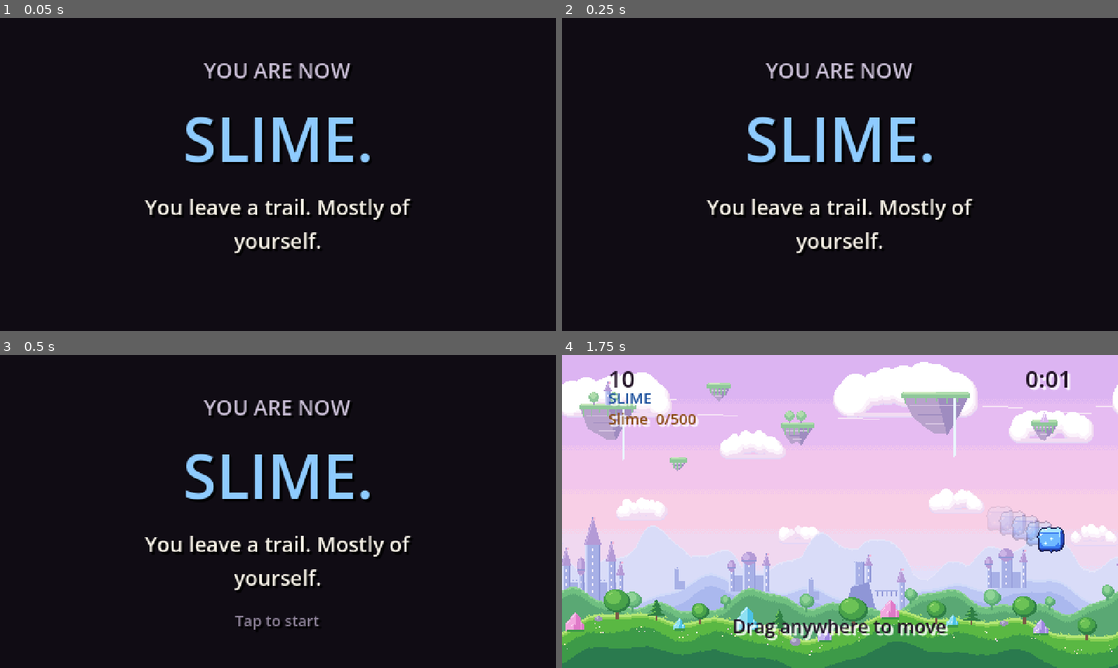
Above: before the commit, frames 1-4 (two rows, left to right).
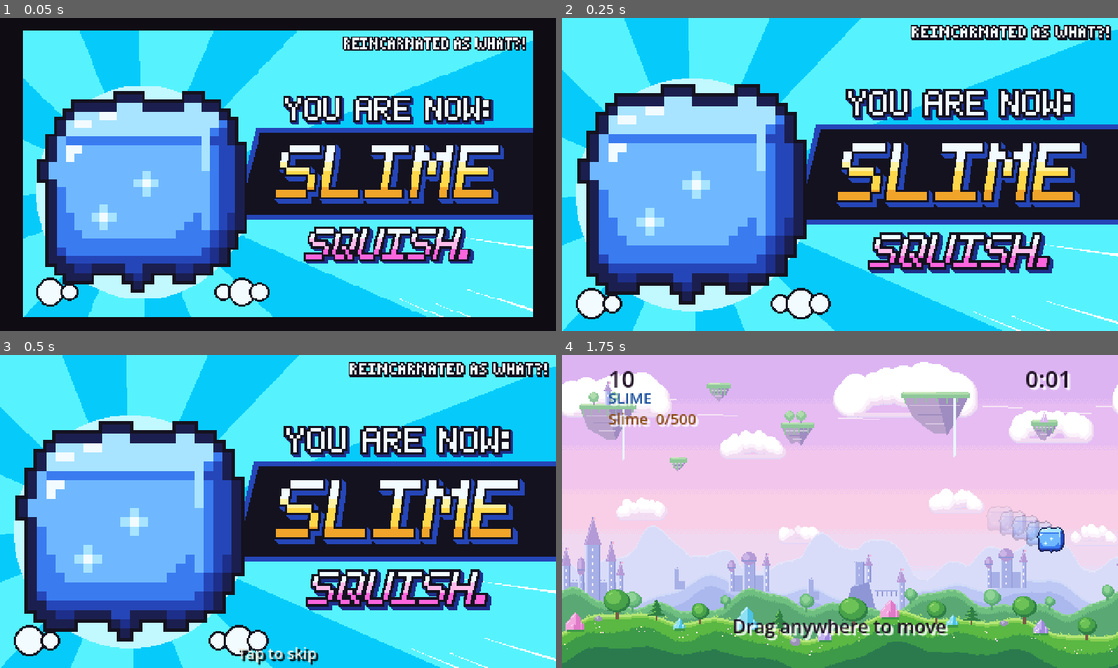
Above: after the commit, the same moments.

Repository: thongdo05/reincarnated-as-what
Game: Godot game, scene res://scenes/main.tscn
Two runs of this game, one before a commit and one after it. Both use one fixed random seed, a clock stepped at 60 frames per second and the inputs below.
Inputs (mouse positions are in pixels of both pictures, inside the frame that each line leads up to):
- Up to frame 1 (0.05 s): no input
- Up to frame 2 (0.25 s): no input
- Up to frame 3 (0.5 s): no input
- Up to frame 4 (1.75 s): tap Enter at 0.5 s; move the mouse to (962, 495) at 0.52 s; hold D 0.53-1.25 s; click (962, 495) at 0.67 s; drag from (728, 527) to (812, 574) at 1.27 s

The runs differ from the first frame. In frame 1, 71% of the frame differs, in the area x 4-96%, y 4-96%; in frame 2, 84%, in the area x 0-100%, y 0-100%; in frame 3, 84%; in frame 4, nothing differs.

Commit message:
Show the rolled form's title card before a run starts.
The 480x270 card pops in, holds for about 1.5 seconds, and a tap skips it. Play then starts with the same 1.5 seconds of invulnerability.

Co-authored-by: thongdo05 <thongdo05@users.noreply.github.com>

Diff:
--- a/scripts/form_catalog.gd
+++ b/scripts/form_catalog.gd
@@ -57,6 +57,16 @@
 			return "The crown is heavy. The plan is not."
 		_:
 			return ""
+
+## Full-screen 480x270 card shown before the run. Files live in res://art/title_cards/.
+static func title_card(id: int) -> String:
+	match id:
+		Id.SLIME:
+			return "title_cards/title_slime.png"
+		Id.GOBLIN:
+			return "title_cards/title_goblin.png"
+		_:
+			return "title_cards/title_slime.png"
 
 static func title_color(id: int) -> Color:
 	if id == Id.SLIME:
--- a/scripts/game.gd
+++ b/scripts/game.gd
@@ -1,6 +1,6 @@
 extends Node2D
 
-const REVEAL_SECONDS := 2.3
+const REVEAL_SECONDS := 1.5
 const INVULN_SECONDS := 1.5
 const GRAZE_PAD := 22.0
 const SPLIT_IFRAMES := 1.15
@@ -49,6 +49,7 @@
 var _form_label: Label
 var _hint_label: Label
 var _reveal: Control
+var _title_card: TextureRect
 var _skip_label: Label
 var _game_over: Control
 var _share_label: Label
@@ -152,33 +153,28 @@
 	dim.set_anchors_preset(Control.PRESET_FULL_RECT)
 	dim.mouse_filter = Control.MOUSE_FILTER_IGNORE
 	_reveal.add_child(dim)
-	var center := CenterContainer.new()
-	center.set_anchors_preset(Control.PRESET_FULL_RECT)
-	center.mouse_filter = Control.MOUSE_FILTER_IGNORE
-	_reveal.add_child(center)
-	var column := VBoxContainer.new()
-	column.mouse_filter = Control.MOUSE_FILTER_IGNORE
-	column.add_theme_constant_override("separation", 10)
-	column.custom_minimum_size = Vector2(300, 0)
-	center.add_child(column)
-	var kicker := _make_label(18, Color("c8bdd4"))
-	kicker.text = "YOU ARE NOW"
-	kicker.horizontal_alignment = HORIZONTAL_ALIGNMENT_CENTER
-	column.add_child(kicker)
-	var title := _make_label(52, FormCatalog.title_color(form_id))
-	title.text = "%s." % FormCatalog.display_name(form_id)
-	title.horizontal_alignment = HORIZONTAL_ALIGNMENT_CENTER
-	column.add_child(title)
-	var gag := _make_label(18, Color("f4efe4"))
-	gag.text = FormCatalog.gag(form_id)
-	gag.horizontal_alignment = HORIZONTAL_ALIGNMENT_CENTER
-	gag.autowrap_mode = TextServer.AUTOWRAP_WORD_SMART
-	gag.custom_minimum_size = Vector2(280, 60)
-	column.add_child(gag)
-	_skip_label = _make_label(13, Color("8d8298"))
+	_title_card = TextureRect.new()
+	_title_card.set_anchors_preset(Control.PRESET_FULL_RECT)
+	_title_card.mouse_filter = Control.MOUSE_FILTER_IGNORE
+	_title_card.texture = ArtLibrary.texture(FormCatalog.title_card(form_id))
+	_title_card.texture_filter = CanvasItem.TEXTURE_FILTER_NEAREST
+	_title_card.expand_mode = TextureRect.EXPAND_IGNORE_SIZE
+	_title_card.stretch_mode = TextureRect.STRETCH_SCALE
+	_title_card.pivot_offset = _viewport_size() * 0.5
+	_title_card.scale = Vector2(0.84, 0.84)
+	_reveal.add_child(_title_card)
+	_skip_label = _make_label(13, Color("f4efe4"))
 	_skip_label.text = ""
 	_skip_label.horizontal_alignment = HORIZONTAL_ALIGNMENT_CENTER
-	column.add_child(_skip_label)
+	_skip_label.anchor_left = 0.5
+	_skip_label.anchor_right = 0.5
+	_skip_label.anchor_top = 1.0
+	_skip_label.anchor_bottom = 1.0
+	_skip_label.offset_left = -90.0
+	_skip_label.offset_right = 90.0
+	_skip_label.offset_top = -22.0
+	_skip_label.offset_bottom = -6.0
+	_reveal.add_child(_skip_label)
 
 	_game_over = Control.new()
 	_game_over.set_anchors_preset(Control.PRESET_FULL_RECT)
@@ -338,7 +334,8 @@
 	_tick_effects(delta)
 	if phase == PHASE_REVEAL:
 		reveal_elapsed += delta
-		_skip_label.text = "Tap to start" if reveal_elapsed > 0.35 else ""
+		_animate_title_card()
+		_skip_label.text = "Tap to skip" if reveal_elapsed > 0.35 else ""
 		if reveal_elapsed >= REVEAL_SECONDS:
 			_begin_play()
 		return
@@ -348,6 +345,16 @@
 			_show_game_over()
 		return
 	_play_frame(delta, size)
+
+func _animate_title_card() -> void:
+	if _title_card == null:
+		return
+	var size := _viewport_size()
+	var t := clampf(reveal_elapsed / 0.26, 0.0, 1.0)
+	var eased := 1.0 - pow(1.0 - t, 3.0)
+	var pop := lerpf(0.84, 1.0, eased)
+	_title_card.pivot_offset = size * 0.5
+	_title_card.scale = Vector2(pop, pop)
 
 func _begin_play() -> void:
 	if phase != PHASE_REVEAL:
--- a/tests/smoke.gd
+++ b/tests/smoke.gd
@@ -15,6 +15,7 @@
 	_unit_failed += _check_art()
 	_unit_failed += _check_idle()
 	_unit_failed += _check_parallax()
+	_unit_failed += _check_titles()
 	if _unit_failed > 0:
 		push_error("%d smoke checks failed" % _unit_failed)
 		quit(1)
@@ -352,6 +353,23 @@
 	bg.free()
 	return failed
 
+func _check_titles() -> int:
+	var failed := 0
+	for id in [FormCatalog.Id.SLIME, FormCatalog.Id.GOBLIN]:
+		var file_name := FormCatalog.title_card(id)
+		if not ArtLibrary.has_file(file_name):
+			push_error("missing title card %s" % file_name)
+			failed += 1
+			continue
+		var size: Array = ArtLibrary.entry(file_name)["size"]
+		if int(size[0]) != 480 or int(size[1]) != 270:
+			push_error("title card %s should fill 480x270" % file_name)
+			failed += 1
+	if FormCatalog.title_card(FormCatalog.Id.SLIME) == FormCatalog.title_card(FormCatalog.Id.GOBLIN):
+		push_error("slime and goblin should reveal different cards")
+		failed += 1
+	return failed
+
 func _check_score() -> int:
 	var failed := 0
 	var first: Dictionary = ScoreRules.on_kill(100, 0, 0.0)
@@ -490,7 +508,7 @@
 	var game := packed.instantiate()
 	game.process_mode = Node.PROCESS_MODE_DISABLED
 	root.add_child(game)
-	if game._player == null:
+	if game._player == null or game._title_card == null:
 		push_error("game did not finish setting up")
 		game.free()
 		return 1
@@ -499,9 +517,29 @@
 		game.free()
 		return 1
 	var step := 1.0 / 60.0
-	for _i in 160:
+	var failed := 0
+	var card_file := FormCatalog.title_card(int(game.form_id))
+	if game._title_card.texture != ArtLibrary.texture(card_file):
+		push_error("title card should match the rolled form")
+		failed += 1
+	if game._title_card.scale.x > 0.9:
+		push_error("title card should start smaller than the screen")
+		failed += 1
+	for _i in 80:
 		game._process(step)
-	var failed := 0
+	if int(game.phase) != 0:
+		push_error("title card should last about 1.5s when it is not skipped")
+		failed += 1
+	if game._title_card.scale.x < 0.99:
+		push_error("title card pop-in should finish")
+		failed += 1
+	for _i in 16:
+		game._process(step)
+	if int(game.phase) != 1:
+		push_error("title card should hand off to play")
+		failed += 1
+	for _i in 64:
+		game._process(step)
 	if int(game.phase) != 1:
 		push_error("reveal did not hand off to play (phase %s)" % str(game.phase))
 		failed += 1
@@ -534,6 +572,21 @@
 	])
 	root.remove_child(game)
 	game.free()
+	var skipped := packed.instantiate()
+	skipped.process_mode = Node.PROCESS_MODE_DISABLED
+	root.add_child(skipped)
+	for _i in 24:
+		skipped._process(step)
+	var skip_touch := InputEventScreenTouch.new()
+	skip_touch.index = 0
+	skip_touch.pressed = true
+	skip_touch.position = Vector2(240, 135)
+	skipped._unhandled_input(skip_touch)
+	if int(skipped.phase) != 1 or absf(float(skipped.invuln) - 1.5) > 0.05:
+		push_error("a tap should skip the title card into 1.5s of invulnerability")
+		failed += 1
+	root.remove_child(skipped)
+	skipped.free()
 	return failed
 
 func _sample(id: int, drag: Vector2, bounds: Rect2, frames: int) -> Vector2:
